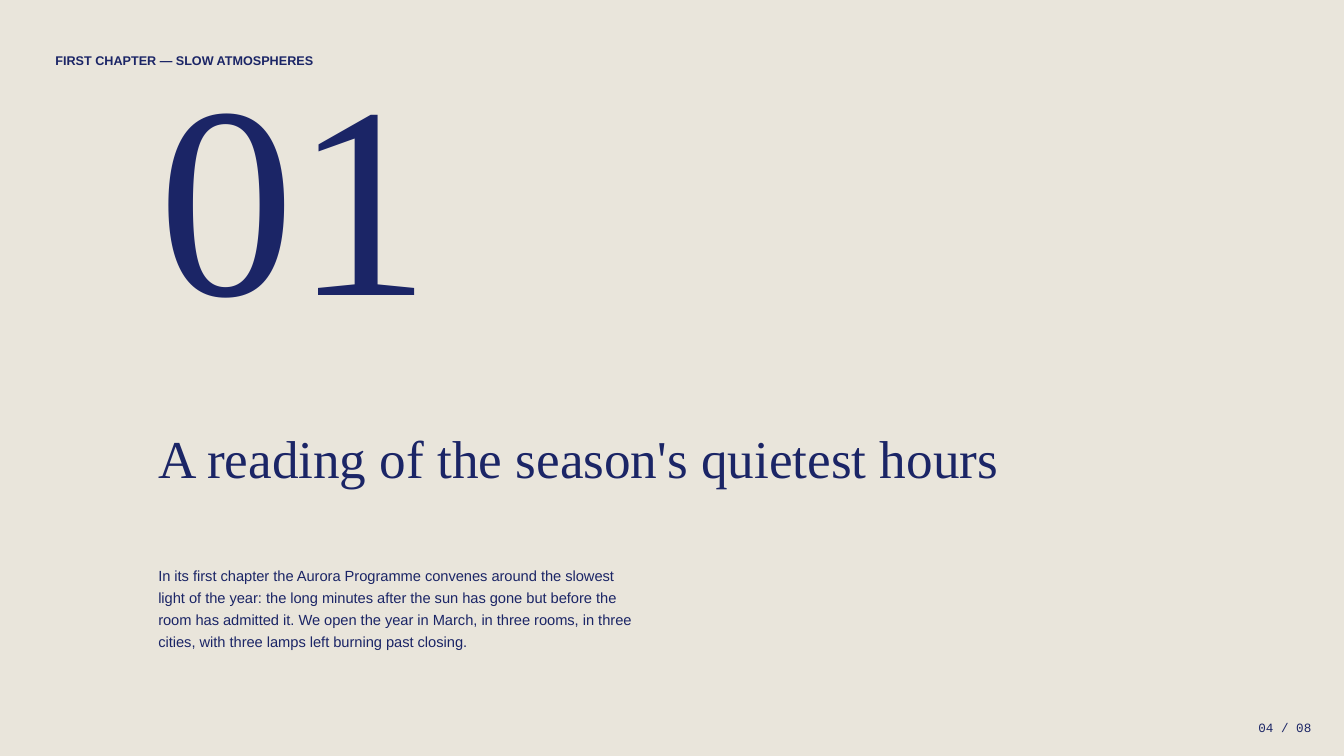
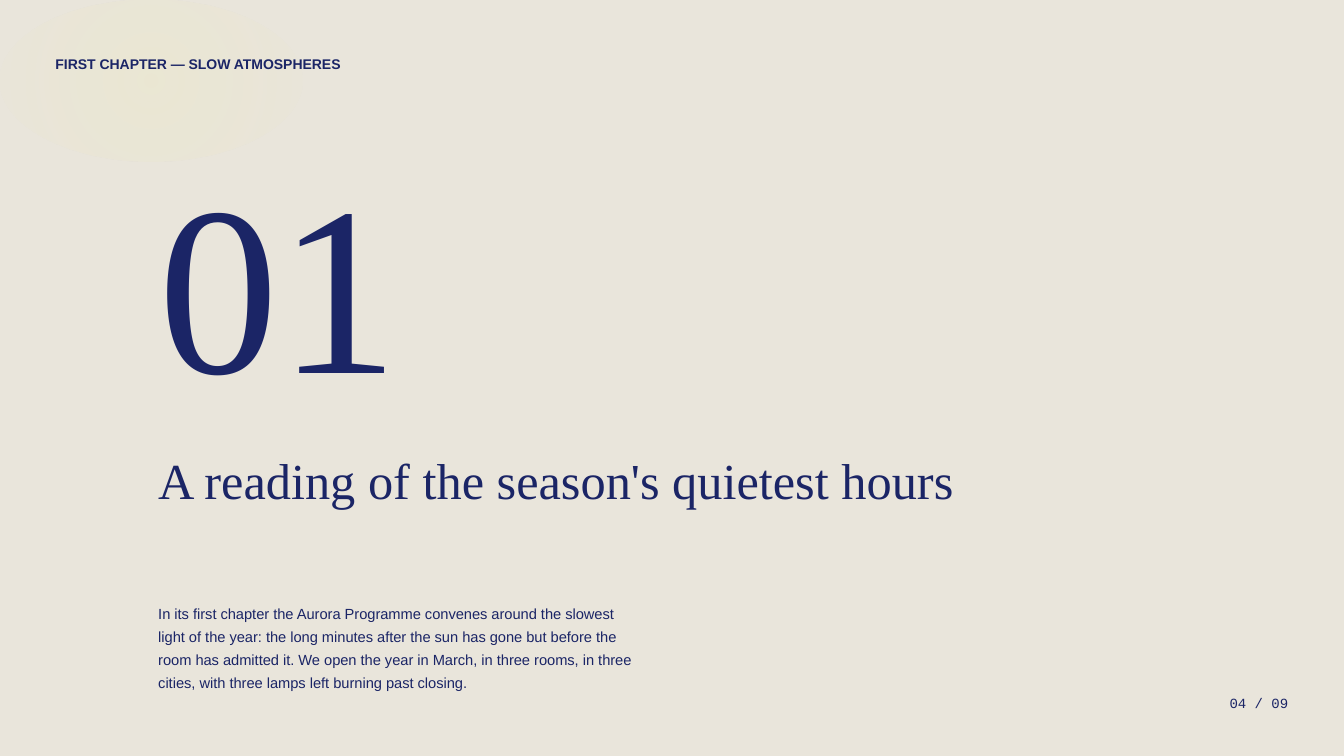
Before and after one commit to hustcer/pptx-nova, a slide deck: slide 4 of pptx-nova/assets/examples/biennale-yellow/deck.pptx. Drawn at 1344x756 pixels with LibreOffice and Linux fonts; fonts in the diff are those of the drawing. Boxes give left, top, right and bottom in pixels: in the first picture for what was removed or moved away, otherwise in the second. Text is boxed around its words. In the diff, an @@ line names an element or a change of style, - is before the commit and + after.

```diff
--- a/pptx-nova/assets/examples/biennale-yellow/deck.pptx
+++ b/pptx-nova/assets/examples/biennale-yellow/deck.pptx
@@ ellipse: place and size @@
-ellipse at bbox=[0, 0, 217, 136]
+ellipse at bbox=[0, 0, 302, 161]
@@ ellipse at bbox=[0, 0, 302, 161]: fill #F8F39B at 12% opacity to gradient #F8F39B @@
@@ text "FIRST CHAPTER — SLOW ATMOSPHERES" at bbox=[55, 59, 341, 69]: size 9 to 10 pt; line spacing 1 to 1.18 @@
@@ text "01" at bbox=[158, 213, 399, 376]: size 195 to 172 pt; line spacing 0.84 to 1.18 @@
@@ text "A reading of the season's ...": place and size @@
-text "A reading of the season's ..." at bbox=[158, 440, 998, 489]
+text "A reading of the season's ..." at bbox=[158, 463, 953, 510]
@@ text "A reading of the season's ..." at bbox=[158, 463, 953, 510]: size 38 to 36 pt; line spacing 1 to 1.18 @@
@@ text "In its first chapter the ...": place and size @@
-text "In its first chapter the ..." at bbox=[158, 570, 631, 650]
+text "In its first chapter the ..." at bbox=[158, 608, 631, 691]
@@ text "In its first chapter the ..." at bbox=[158, 608, 631, 691]: line spacing 1.25 to 1.3 @@
@@ text at bbox=[1230, 698, 1288, 708]: text changed; size 9 to 10 pt @@
-04 / 08
+04 / 09
```
Also in this commit, not shown: 7 other slides changed, 1 slide added, 46 other files.
